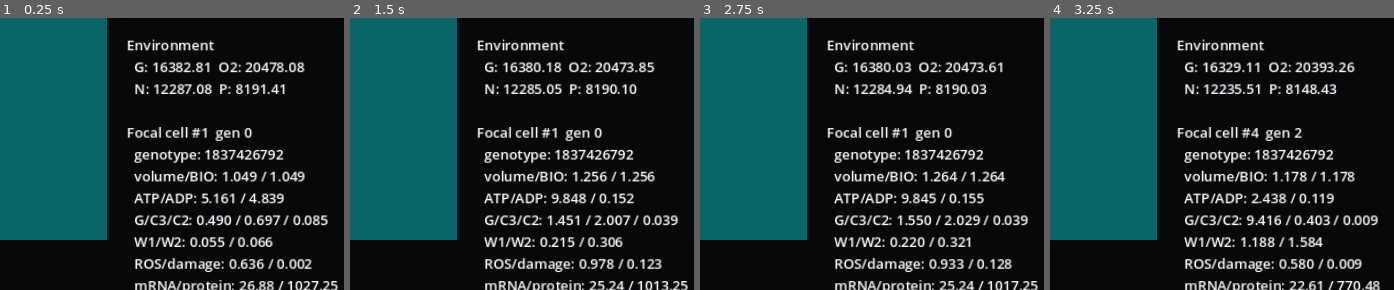
Above: before the commit, frames 1-4 (left to right).
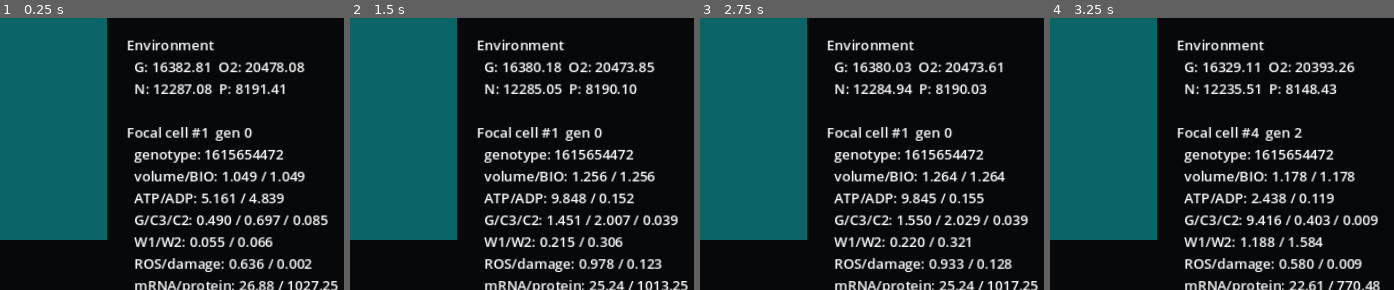
Above: after the commit, the same moments.

Repository: Feynman26/Microverse
Game: Godot game, scene res://src/ui/main.tscn
Two runs of this game, one before a commit and one after it. Both use one fixed random seed, a clock stepped at 60 frames per second and the inputs below.
Inputs:
- Up to frame 1 (0.25 s): no input
- Up to frame 2 (1.5 s): tap Enter at 0.5 s; tap 1 at 0.6 s; tap Space at 0.77, 1.25 s; tap 2 at 1.35 s
- Up to frame 3 (2.75 s): tap Space at 1.52 s; tap Enter at 2 s; tap 3 at 2.1 s
- Up to frame 4 (3.25 s): tap Space at 2.75, 3.02 s; tap 4 at 2.85 s
The pictures show only the part of the screen within x 50-100%, y 50-100%; the shares and areas given below are measured in that part.

The runs differ from the first frame. In frame 1, 0.5% of the frame differs, in the area x 61-81%, y 48-53%; in frame 2, 0.5%; in frame 3, 0.5%; in frame 4, 0.5%.

Commit message:
feat: seed ancestor with dormant accessible regulatory motifs

Diff:
--- a/src/genetics/genome.gd
+++ b/src/genetics/genome.gd
@@ -12,23 +12,24 @@
 	validate()
 
 static func create_ancestor():
-	# The M3 ancestor is intentionally molecularly abstract. These signatures do
-	# not yet encode physiological function; M4 maps protein signatures onto a
-	# validated reaction-affinity landscape. Promoters/signatures are therefore
-	# heritable substrate, not direct phenotype knobs in this milestone.
+	# Each ancestral promoter motif is outside the active regulatory-binding
+	# radius of the complete ancestral proteome. Its own locus protein is exactly
+	# distance 5 while regulation activates at <=4. Thus the ancestor begins with
+	# no hidden regulation, yet a single appropriate coding or motif bit mutation
+	# can create a new regulatory edge.
 	var ancestor_genes: Array = [
-		GeneScript.new(1, 6200, 0x1357, 101),
-		GeneScript.new(2, 5400, 0x2468, 102),
-		GeneScript.new(3, 7100, 0x369C, 103),
-		GeneScript.new(4, 4800, 0x48AD, 104),
-		GeneScript.new(5, 3900, 0x5ACE, 105),
-		GeneScript.new(6, 6600, 0x6BDF, 106),
-		GeneScript.new(7, 5700, 0x7CE1, 107),
-		GeneScript.new(8, 4500, 0x8DF2, 108),
-		GeneScript.new(9, 5200, 0x9E03, 109),
-		GeneScript.new(10, 6000, 0xAF14, 110),
-		GeneScript.new(11, 4300, 0xB025, 111),
-		GeneScript.new(12, 5000, 0xC136, 112)
+		GeneScript.new(1, 6200, 0x1357, 101, 0xD359),
+		GeneScript.new(2, 5400, 0x2468, 102, 0xF768),
+		GeneScript.new(3, 7100, 0x369C, 103, 0xF7D8),
+		GeneScript.new(4, 4800, 0x48AD, 104, 0xC5A9),
+		GeneScript.new(5, 3900, 0x5ACE, 105, 0xD3C8),
+		GeneScript.new(6, 6600, 0x6BDF, 106, 0xE7CB),
+		GeneScript.new(7, 5700, 0x7CE1, 107, 0xF7E9),
+		GeneScript.new(8, 4500, 0x8DF2, 108, 0xF5FA),
+		GeneScript.new(9, 5200, 0x9E03, 109, 0xF70B),
+		GeneScript.new(10, 6000, 0xAF14, 110, 0xE719),
+		GeneScript.new(11, 4300, 0xB025, 111, 0xF329),
+		GeneScript.new(12, 5000, 0xC136, 112, 0xF33A)
 	]
 	return Genome.new(ancestor_genes)
 
@@ -52,19 +53,22 @@
 	return null
 
 func canonical_key() -> String:
+	var ordered: Array = genes.duplicate()
+	ordered.sort_custom(func(a, b): return int(a.locus_id) < int(b.locus_id))
 	var parts: PackedStringArray = PackedStringArray()
-	for gene in genes:
+	for gene in ordered:
 		parts.append(gene.canonical_key())
 	return "|".join(parts)
 
-# Deliberately simple deterministic rolling fingerprint. It is an identity aid,
-# not a cryptographic hash. The canonical key remains the collision-resolving
-# representation for exact genotype comparisons.
+# Deterministic rolling fingerprint. Canonical key remains collision-resolving.
 func fingerprint() -> int:
+	var ordered: Array = genes.duplicate()
+	ordered.sort_custom(func(a, b): return int(a.locus_id) < int(b.locus_id))
 	var value: int = 104729
-	for gene in genes:
+	for gene in ordered:
 		value = int((value * 131 + int(gene.locus_id) * 17 + int(gene.promoter_code)) % FINGERPRINT_MODULUS)
 		value = int((value * 131 + int(gene.protein_signature)) % FINGERPRINT_MODULUS)
+		value = int((value * 131 + int(gene.promoter_binding_motif)) % FINGERPRINT_MODULUS)
 		value = int((value * 131 + int(gene.neutral_marker % 1000003)) % FINGERPRINT_MODULUS)
 	return value
 
@@ -74,7 +78,9 @@
 	return canonical_key() == other.canonical_key()
 
 func checksum() -> float:
-	var result: float = float(genes.size()) * 0.17
-	for i in range(genes.size()):
-		result += float(genes[i].checksum()) * float(i + 1)
+	var ordered: Array = genes.duplicate()
+	ordered.sort_custom(func(a, b): return int(a.locus_id) < int(b.locus_id))
+	var result: float = float(ordered.size()) * 0.17
+	for i in range(ordered.size()):
+		result += float(ordered[i].checksum()) * float(i + 1)
 	return result
